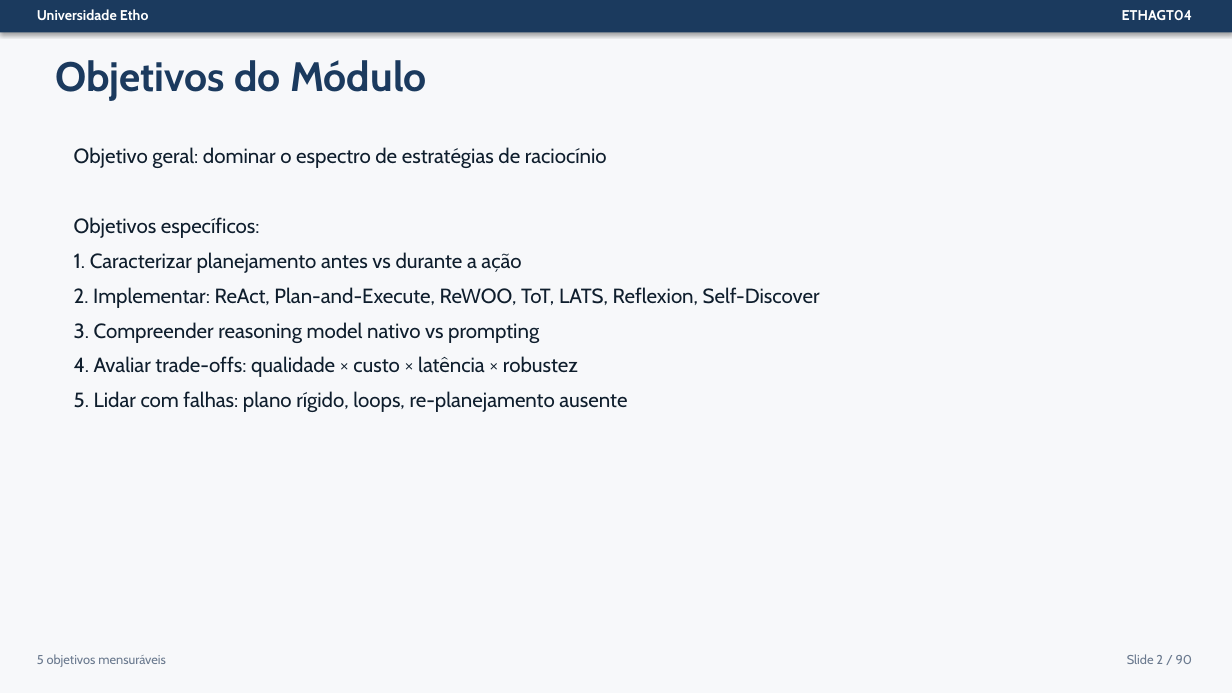
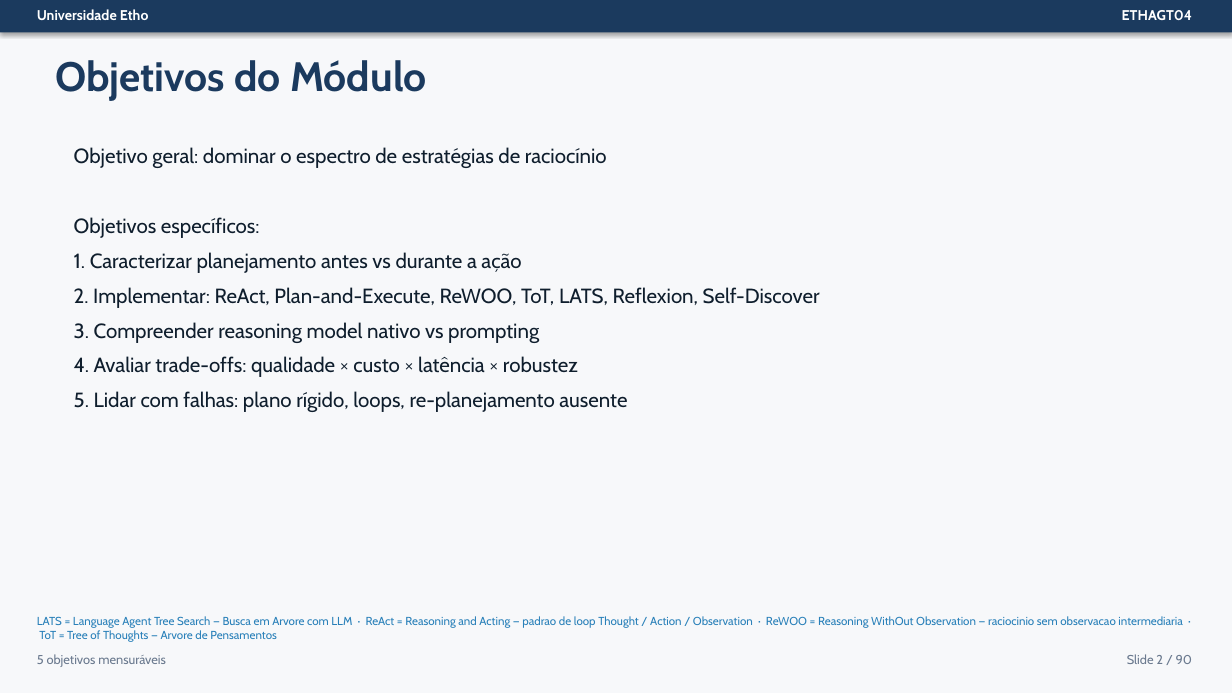
Before and after one commit to Etho-University/especializacao-programacao-agentica, a slide deck: slide 2 of 03-Slides/ETHAGT04/ETHAGT04-Apresentacao.pptx. Drawn at 1232x693 pixels with LibreOffice and Linux fonts; fonts in the diff are those of the drawing. Boxes give left, top, right and bottom in pixels: in the first picture for what was removed or moved away, otherwise in the second. Text is boxed around its words. In the diff, an @@ line names an element or a change of style, - is before the commit and + after.

Commit message:
feat: adiciona definicoes de acronimos no rodape dos slides (ETHAGT01-16)
Para cada apresentacao ETHAGT01 a ETHAGT16:
- Modificado gerar_pptx.py: add_footer e funcoes de slide aceitam parametro acronyms
- Definicoes de acronimos especificos do dominio agentic AI/LLM no rodape
- Apenas na primeira aparicao de cada acronimo na apresentacao
- Markdown slides-detalhados atualizados com campo Rodape
- Todos os PPTX regenerados (~1000 slides totais, ~110 acronimos definidos)

```diff
--- a/03-Slides/ETHAGT04/ETHAGT04-Apresentacao.pptx
+++ b/03-Slides/ETHAGT04/ETHAGT04-Apresentacao.pptx
@@ text added at (37, 616, 1182, 642), 9 pt, text #2980B9 @@
+LATS = Language Agent Tree Search — Busca em Arvore com LLM · ReAct = Reasoning and Acting — padrao de loop Thought / Action / Observation · ReWOO = Reasoning WithOut Observation — raciocinio sem observacao intermediaria · ToT = Tree of Thoughts — Arvore de Pensamentos
```
Also in this commit, not shown: 6 other slides changed, 57 other files.
